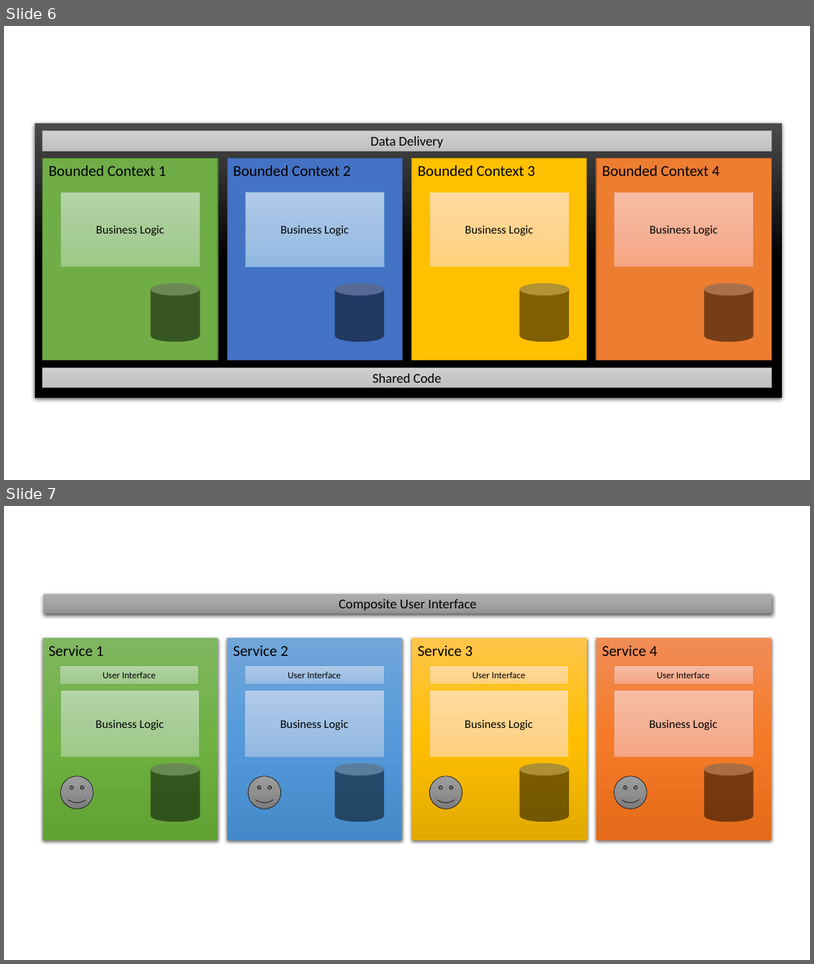
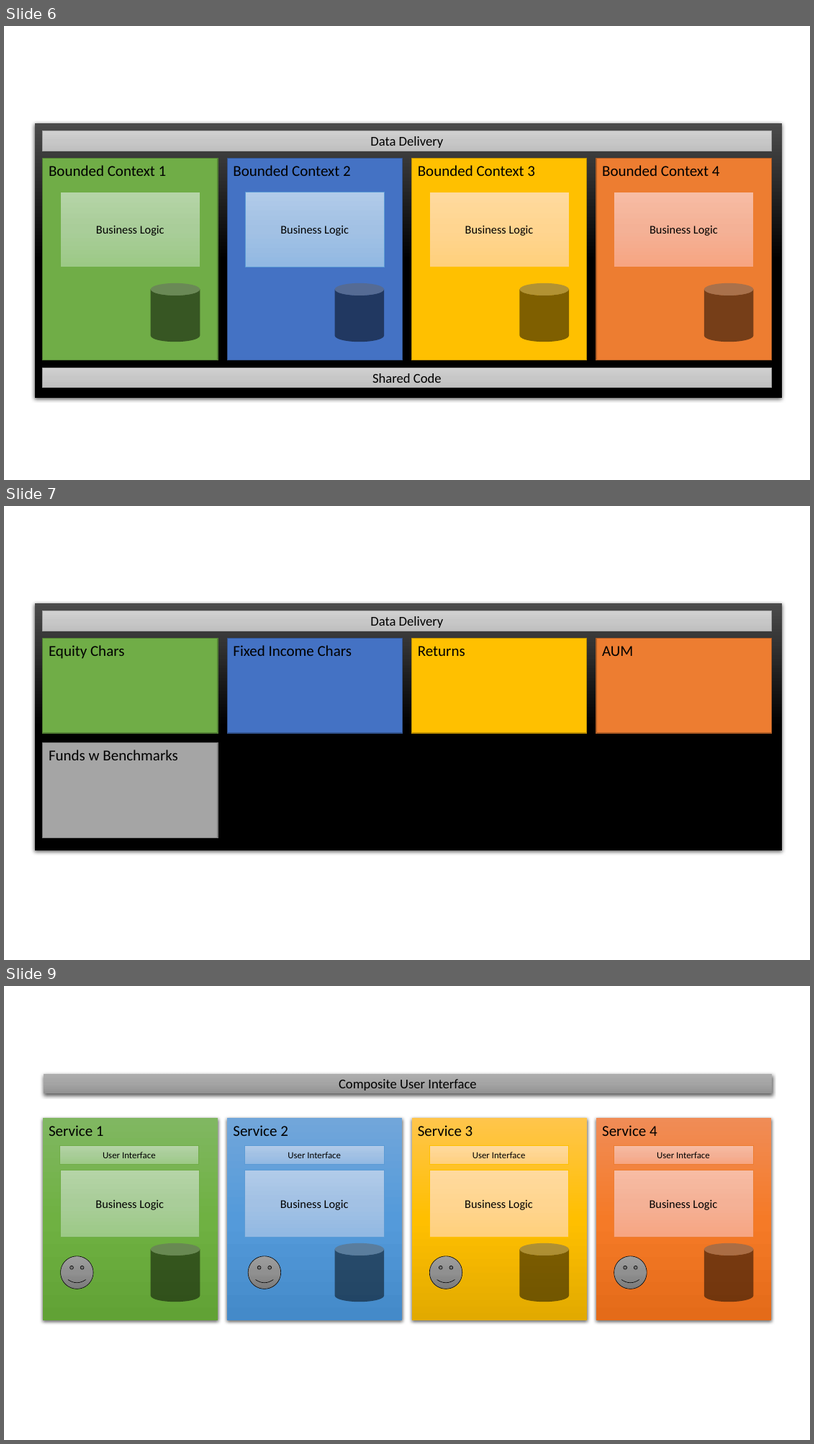
Before and after one commit to linus123/linus123.github.io, a slide deck: src/SingleResponsibilityPrinciple/images.pptx. Shown one above the other, each under a label of ours: slides 6 and 7 before the commit, slides 6, 7 and 9 after it; the slides between them are not shown. The pictures are 814x964 and 814x1444 pixels, drawn with LibreOffice and Linux fonts; fonts in the diff are those of the drawing. Boxes give left, top, right and bottom in pixels: in the first picture for what was removed or moved away, otherwise in the second. Text is boxed around its words. In the diff, an @@ line names an element or a change of style, - is before the commit and + after.

```diff
--- a/src/SingleResponsibilityPrinciple/images.pptx
+++ b/src/SingleResponsibilityPrinciple/images.pptx
@@ slide 7 added at (4,506,810,960), background #FFFFFF @@
@@ rectangle added at (35,603,782,851), fill gradient #4B4B4B to #000000 @@
@@ rectangle added at (43,610,772,631), fill gradient #D2D2D2 to #C8C8C8 to #C0C0C0, outline #A5A5A5 0.5 pt, 16 pt, text #000000 @@
+Data Delivery
@@ rectangle added at (43,638,218,733), fill #70AD47, outline #538035 1 pt, 18 pt, text #000000 @@
+Equity Chars
@@ rectangle added at (227,638,403,733), fill #4472C4, outline #325491 1 pt, 18 pt, text #000000 @@
+Fixed Income Chars
@@ rectangle added at (412,638,587,733), fill #FFC000, outline #BD8E00 1 pt, 18 pt, text #000000 @@
+Returns
@@ rectangle added at (597,638,772,733), fill #ED7D31, outline #AF5C24 1 pt, 18 pt, text #000000 @@
+AUM
@@ rectangle added at (43,743,218,837), fill #A5A5A5, outline #7A7A7A 1 pt, 18 pt, text #000000 @@
+Funds w Benchmarks
@@ what was slide 7 is now slide 9 @@
```
Also in this commit, not shown: 1 other slide added, 1 other file.
